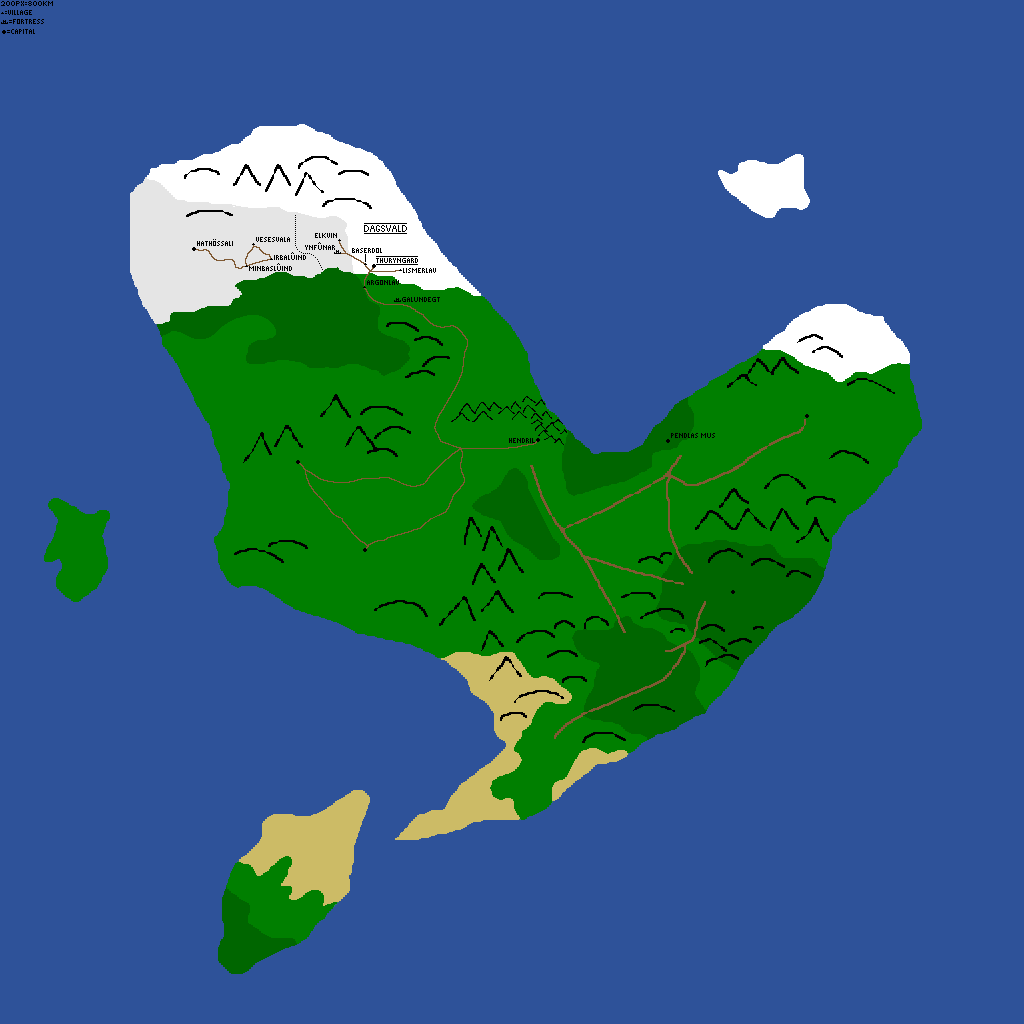
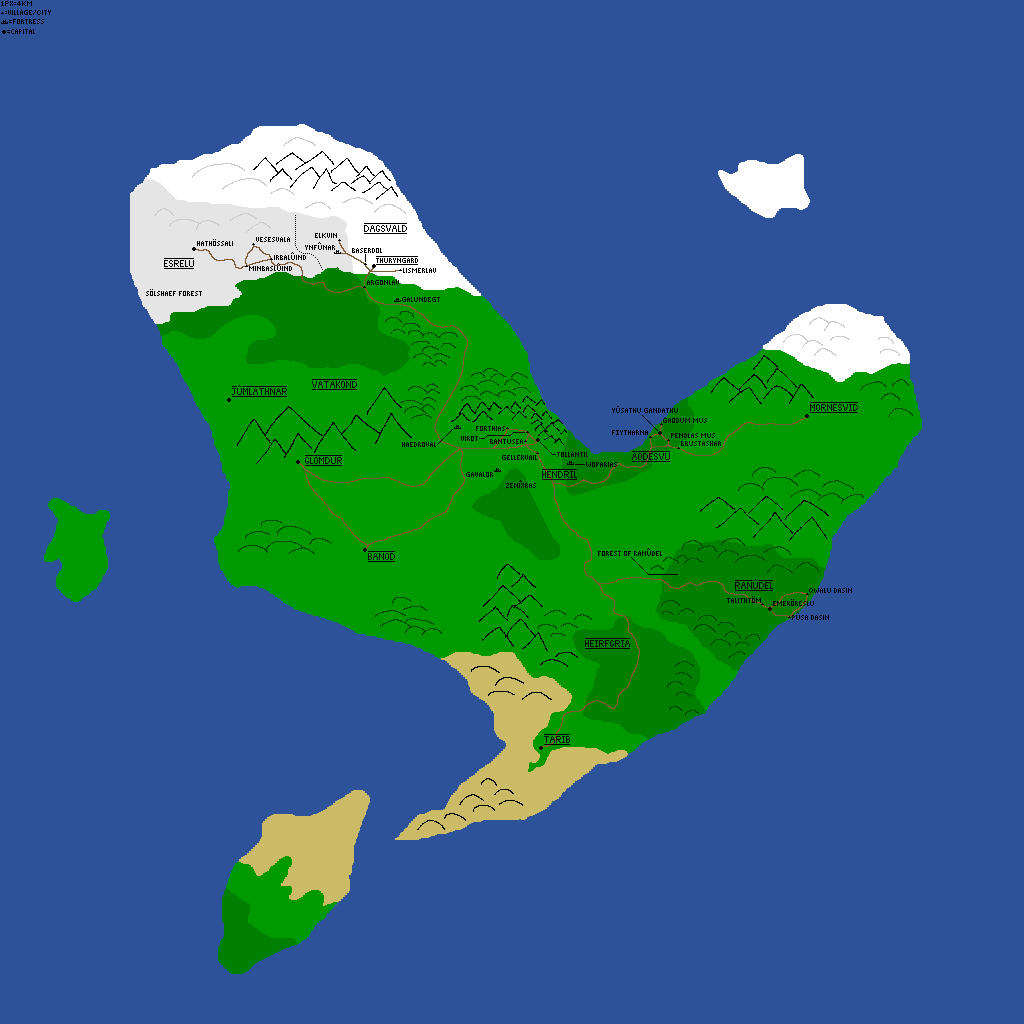
Layer changes from the first 1024×1024 image to the second:
painted on "names" over [146, 258, 858, 745]
painted on "roads" over [271, 260, 808, 747]
painted on "Background" over [2, 1, 922, 974]
